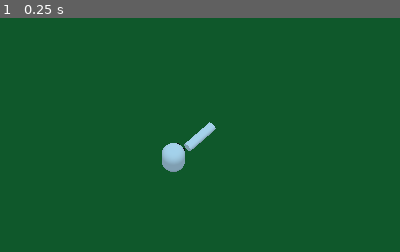
Above: before the commit, frame 1.
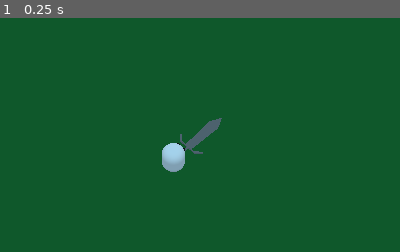
Above: after the commit, the same moment.

Repository: s4x0r/GMTK2023
Game: Godot game, scene res://world.tscn
Same seed, same stepped clock (60 frames per second), same inputs: the game is played once before the commit and once after it. The project has no main scene, so this scene is started directly.
Inputs:
- Up to frame 1 (0.25 s): no input
The pictures show only the part of the screen within x 28-78%, y 12-62%; the shares and areas given below are measured in that part.

The runs differ from the first frame. In frame 1, 0.5% of the frame differs, in the area x 45-56%, y 42-59%.

Commit message:
swoooord

Diff:
--- a/guy.gd
+++ b/guy.gd
@@ -14,3 +14,11 @@
 # Called every frame. 'delta' is the elapsed time since the previous frame.
 #func _process(delta):
 #	pass
+
+
+func _on_Area_input_event(camera:Node, event:InputEvent, position:Vector3, normal:Vector3, shape_idx:int):
+	if event is InputEventMouseMotion:
+		print(position)
+		$pivot.look_at(Vector3(position.x, $pivot.translation.y, position.z), Vector3.UP)
+
+	pass # Replace with function body.
--- a/world.tscn
+++ b/world.tscn
@@ -1,6 +1,7 @@
-[gd_scene load_steps=10 format=2]
+[gd_scene load_steps=11 format=2]
 
 [ext_resource path="res://guy.gd" type="Script" id=1]
+[ext_resource path="res://Models/Sword WIP.obj" type="ArrayMesh" id=2]
 
 [sub_resource type="CapsuleMesh" id=1]
 
@@ -13,10 +14,9 @@
 radius = 0.5
 height = 0.5
 
-[sub_resource type="CylinderMesh" id=5]
-top_radius = 0.2
-bottom_radius = 0.2
-height = 1.5
+[sub_resource type="CylinderShape" id=9]
+height = 0.5
+radius = 3.2
 
 [sub_resource type="BoxShape" id=6]
 
@@ -49,12 +49,18 @@
 shape = SubResource( 4 )
 
 [node name="pivot" type="Spatial" parent="guy"]
+transform = Transform( 1, 0, 0, 0, 1, 0, 0, 0, 1, 0, 0.8, 0 )
 
-[node name="sword" type="MeshInstance" parent="guy/pivot"]
-transform = Transform( 1, 0, 0, 0, -4.37114e-08, 1, 0, -1, -4.37114e-08, 0, 0.8, -1.6 )
-mesh = SubResource( 5 )
+[node name="Sword WIP" type="MeshInstance" parent="guy/pivot"]
+transform = Transform( -1.09278e-08, -1.09278e-08, 0.25, -0.25, 4.77671e-16, -1.09278e-08, 0, -0.25, -1.09278e-08, 0, 0, -2.7 )
+mesh = ExtResource( 2 )
+skeleton = NodePath("")
 
 [node name="Area" type="Area" parent="guy"]
+
+[node name="CollisionShape" type="CollisionShape" parent="guy/Area"]
+transform = Transform( 1, 0, 0, 0, 1, 0, 0, 0, 1, 0, 1, 0 )
+shape = SubResource( 9 )
 
 [node name="Camera" type="Camera" parent="guy"]
 transform = Transform( 0.707107, -0.612372, 0.353553, 0, 0.5, 0.866025, -0.707107, -0.612372, 0.353553, 9.3, 20, 8.9 )
@@ -70,3 +76,5 @@
 [node name="MeshInstance" type="MeshInstance" parent="StaticBody/CollisionShape"]
 mesh = SubResource( 7 )
 material/0 = SubResource( 8 )
+
+[connection signal="input_event" from="guy/Area" to="guy" method="_on_Area_input_event"]
Not shown, added: Models/Sword WIP.obj.import
